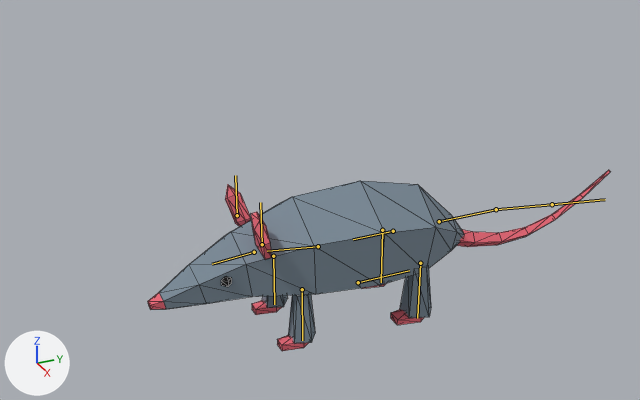
The glTF model assets/models/characters/rats/SK_Rat_E.glb: old version first, new version second.
One viewpoint serves both versions: a 50 mm camera at (0.849, -0.38, 0.585) aimed at (-0.017, 0.01, 0.152). Every picture has the same lights, and +X, +Y and +Z are marked at lower left. The older version comes first. The bones that change, and the others that lie on the model, are drawn over the model as lines. Mesh edges are drawn as thin lines.

Names of what the first picture shows: 'SK_Rat_E_Rigged'.
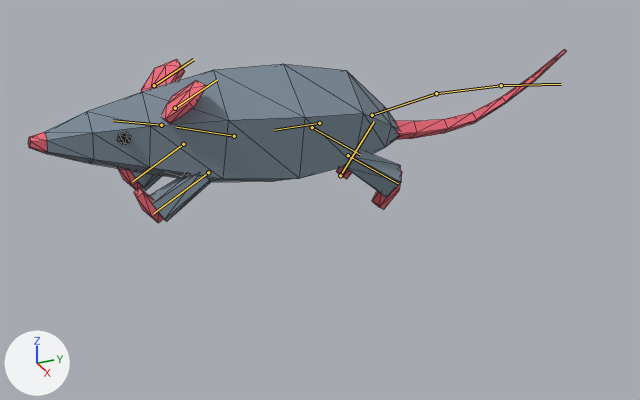
The newer file adds an action. The first version stands in its rest pose; the second is drawn at frame 10 of the action 'HopOut'.

Changed parts and their boxes [x1, y1, x2, y2] in the pictures (640 x 400 px):
'SK_Rat_E_Rigged', posed (16% wider)
    before: [148, 170, 611, 351]
    after: [28, 49, 566, 223]
bone 'hips', root to tip
    before: (393, 231) to (353, 239)
    after: (319, 123) to (274, 130)
bone 'leg_r.L', root to tip
    before: (420, 263) to (417, 318)
    after: (348, 155) to (398, 183)
bone 'leg_r.R', root to tip
    before: (382, 230) to (381, 282)
    after: (312, 127) to (360, 154)
bone 'spine', root to tip
    before: (318, 246) to (267, 251)
    after: (234, 136) to (176, 127)
bone 'head', root to tip
    before: (254, 252) to (212, 264)
    after: (161, 125) to (113, 120)
bone 'ear.L', root to tip
    before: (262, 244) to (260, 202)
    after: (175, 108) to (217, 79)
bone 'ear.R', root to tip
    before: (237, 215) to (235, 175)
    after: (154, 85) to (193, 59)
bone 'leg_f.L', root to tip
    before: (302, 289) to (302, 340)
    after: (208, 172) to (153, 213)
bone 'leg_f.R', root to tip
    before: (273, 256) to (274, 304)
    after: (183, 144) to (132, 181)
bone 'tail1', root to tip
    before: (439, 221) to (496, 209)
    after: (372, 115) to (436, 93)
bone 'tail2', root to tip
    before: (496, 209) to (552, 204)
    after: (436, 93) to (501, 85)
bone 'tail3', root to tip
    before: (552, 204) to (605, 199)
    after: (501, 85) to (561, 84)

What the commit changed:
Bone 'hips' (bone_hips) moves from (0.0, 0.0, 0.0) to (0.0, 0.098, 0.154).
Bone 'leg_r.L' (bone_leg_r_l) turns from (0, 0, 0) to (55, 0, 0) degrees about its own x, y and z.
Bone 'leg_r.R' (bone_leg_r_r) turns from (0, 0, 0) to (55, 0, 0) degrees about its own x, y and z.
Bone 'spine' (bone_spine) turns from (0, 0, 0) to (-10, 0, 0) degrees about its own x, y and z.
Bone 'head' (bone_head) turns from (0, 0, 0) to (-8, 0, 0) degrees about its own x, y and z.
Bone 'ear.L' (bone_ear_l) turns from (0, 0, 0) to (45, 0, 0) degrees about its own x, y and z.
Bone 'ear.R' (bone_ear_r) turns from (0, 0, 0) to (45, 0, 0) degrees about its own x, y and z.
Bone 'leg_f.L' (bone_leg_f_l) turns from (0, 0, 0) to (-50, 0, 0) degrees about its own x, y and z.
Bone 'leg_f.R' (bone_leg_f_r) turns from (0, 0, 0) to (-50, 0, 0) degrees about its own x, y and z.
Bone 'tail1' (bone_tail1) turns from (0, 0, 0) to (10, 0, 0) degrees about its own x, y and z.
Bone 'tail2' (bone_tail2) turns from (0, 0, 0) to (-5, 0, 0) degrees about its own x, y and z.
Bone 'tail3' (bone_tail3) turns from (0, 0, 0) to (-5, 0, 0) degrees about its own x, y and z.
